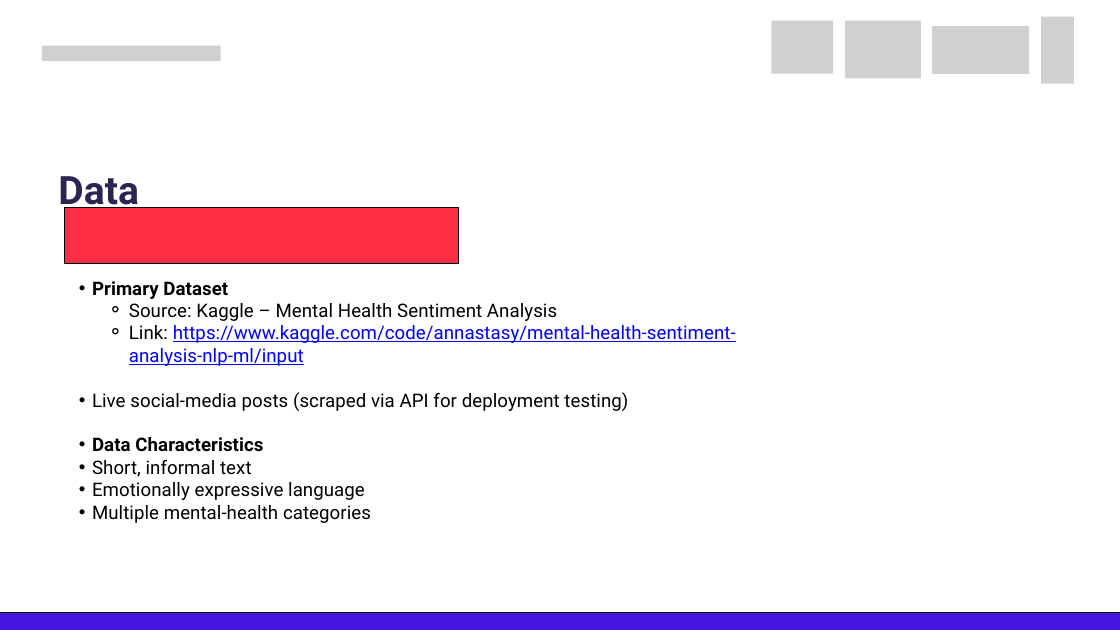
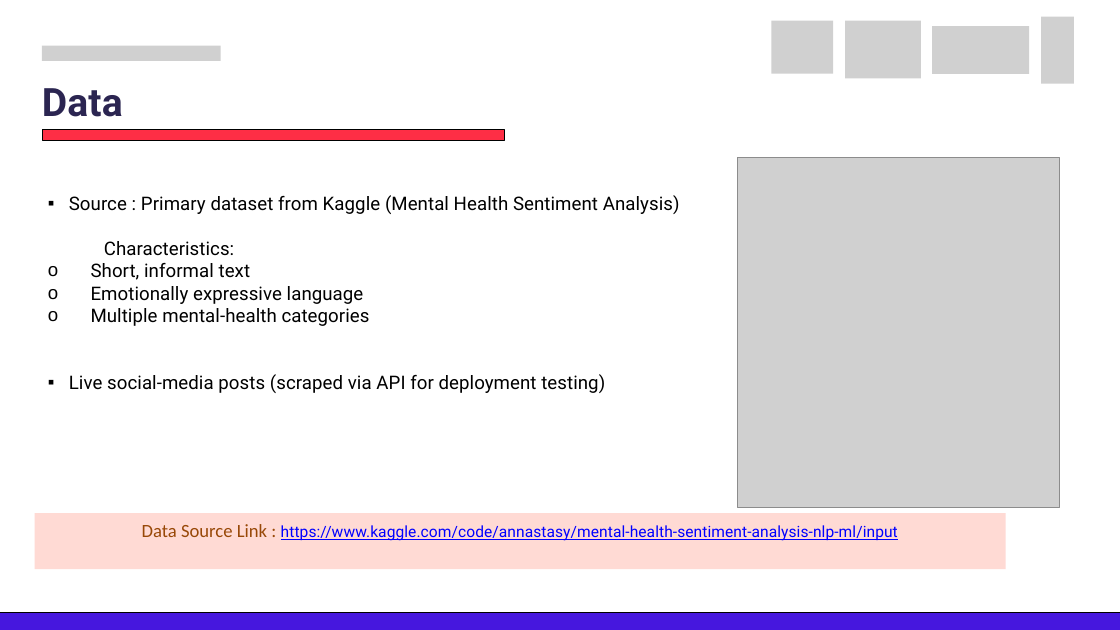
Before and after one commit to edasaruhan/FTL_Myanmar_Gr12, a slide deck: slide 7 of Final Presentation/Frontier_Tech_Leaders_ Programme_Capstone_Group12.pptx.pptx. Drawn at 1120x630 pixels with LibreOffice and Linux fonts; fonts in the diff are those of the drawing; grey boxes stand for pictures. Boxes give left, top, right and bottom in pixels: in the first picture for what was removed or moved away, otherwise in the second. Text is boxed around its words. In the diff, an @@ line names an element or a change of style, - is before the commit and + after.

```diff
--- a/Final Presentation/Frontier_Tech_Leaders_ Programme_Capstone_Group12.pptx.pptx
+++ b/Final Presentation/Frontier_Tech_Leaders_ Programme_Capstone_Group12.pptx.pptx
@@ text "Data" rewrapped from [58, 176, 139, 214] to [42, 88, 123, 117] @@
@@ freeform shape: place and size @@
-freeform shape at [64, 207, 459, 264]
+freeform shape at [43, 129, 504, 140]
@@ text "Source : Primary dataset from ...": place and size @@
-text "Source : Primary dataset from ..." at [92, 281, 736, 523]
+text "Source : Primary dataset from ..." at [69, 195, 680, 393]
@@ picture added at [738, 157, 1060, 507] @@
@@ text at [69, 195, 680, 255]: text changed @@
-  • Primary Dataset
-    ⚬ Source: Kaggle – Mental Health Sentiment Analysis
-    ⚬ Link: https://www.kaggle.com/code/annastasy/mental-health-sentiment-analysis-nlp-ml/input
-  • Live social-media posts (scraped via API for deployment testing)
-  • Data Characteristics
+  ▪ Source : Primary dataset from Kaggle (Mental Health Sentiment Analysis)
+  Characteristics:
@@ text at [91, 263, 370, 326]: bullet • to o @@
@@ text at [69, 374, 605, 393]: paragraph added @@
+  ▪ Live social-media posts (scraped via API for deployment testing)
@@ rectangle added at [35, 513, 1006, 569], fill #FFDAD4, 20 pt, text #0000FF, underline @@
+Data Source Link : https://www.kaggle.com/code/annastasy/mental-health-sentiment-analysis-nlp-ml/input
```
Also in this commit, not shown: 17 other slides changed, 1 other file.
